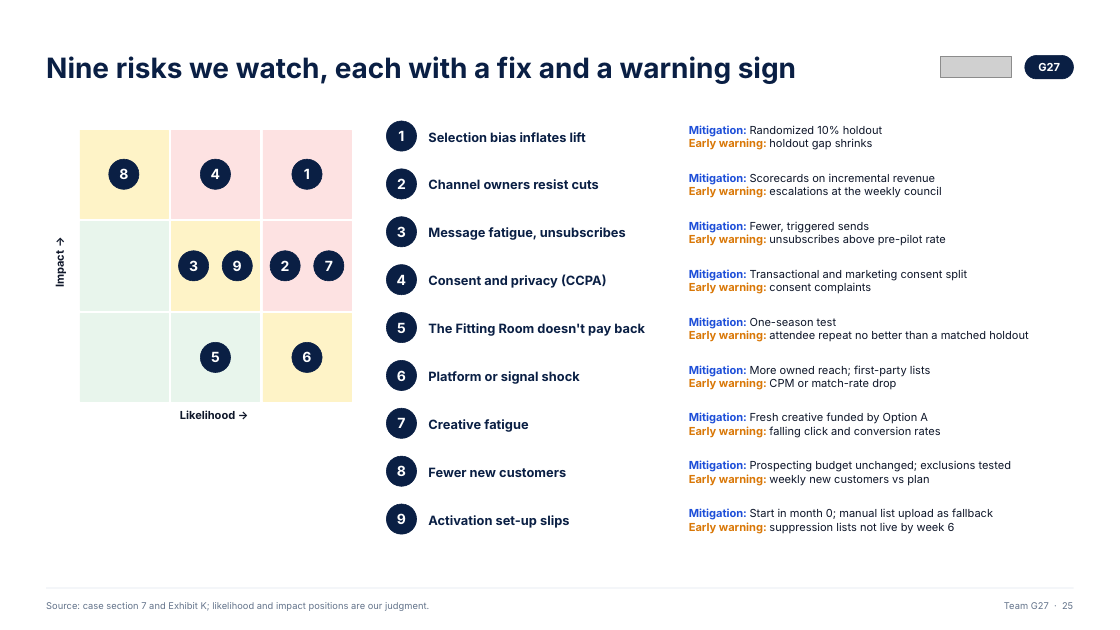
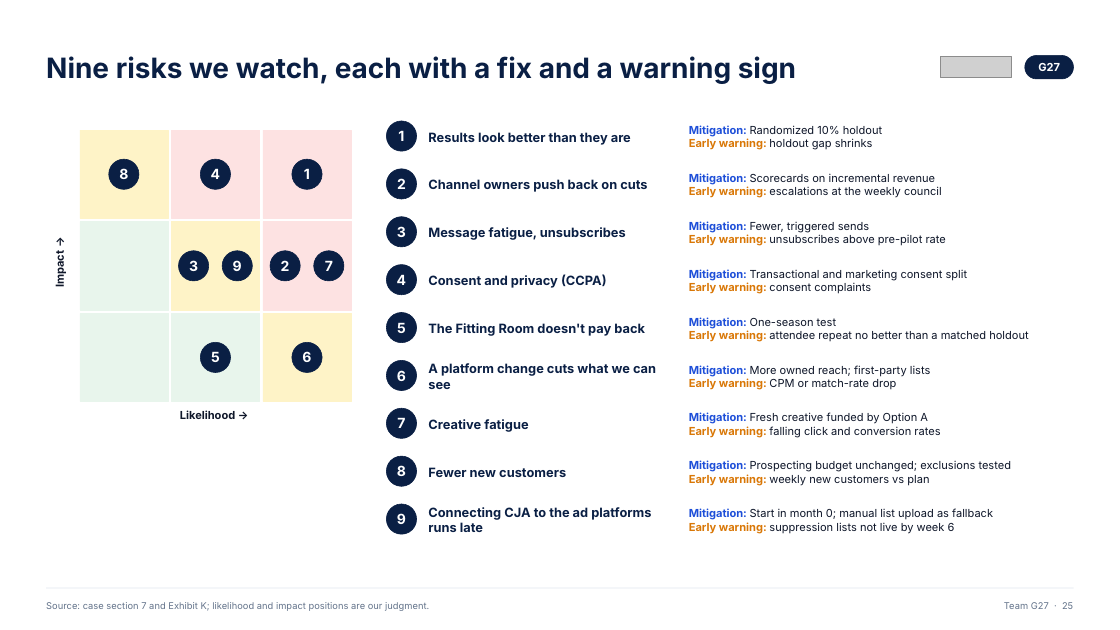
Before and after one commit to ANNYM25/Quince, a slide deck: slide 25 of deck/Team G27 Final Humanised.pptx. Drawn at 1120x630 pixels with LibreOffice and Linux fonts; fonts in the diff are those of the drawing; grey boxes stand for pictures. Boxes give left, top, right and bottom in pixels: in the first picture for what was removed or moved away, otherwise in the second. Text is boxed around its words. In the diff, an @@ line names an element or a change of style, - is before the commit and + after.

```diff
--- a/deck/Team G27 Final Humanised.pptx
+++ b/deck/Team G27 Final Humanised.pptx
@@ text at bbox=[428, 132, 631, 145]: text changed @@
-Selection bias inflates lift
+Results look better than they are
@@ text at bbox=[428, 179, 647, 192]: text changed @@
-Channel owners resist cuts
+Channel owners push back on cuts
@@ text at bbox=[428, 363, 656, 389]: text changed @@
-Platform or signal shock
+A platform change cuts what we can see
@@ text at bbox=[428, 507, 651, 532]: text changed @@
-Activation set-up slips
+Connecting CJA to the ad platforms runs late
```
Also in this commit, not shown: 11 other slides changed, 1 other file.
